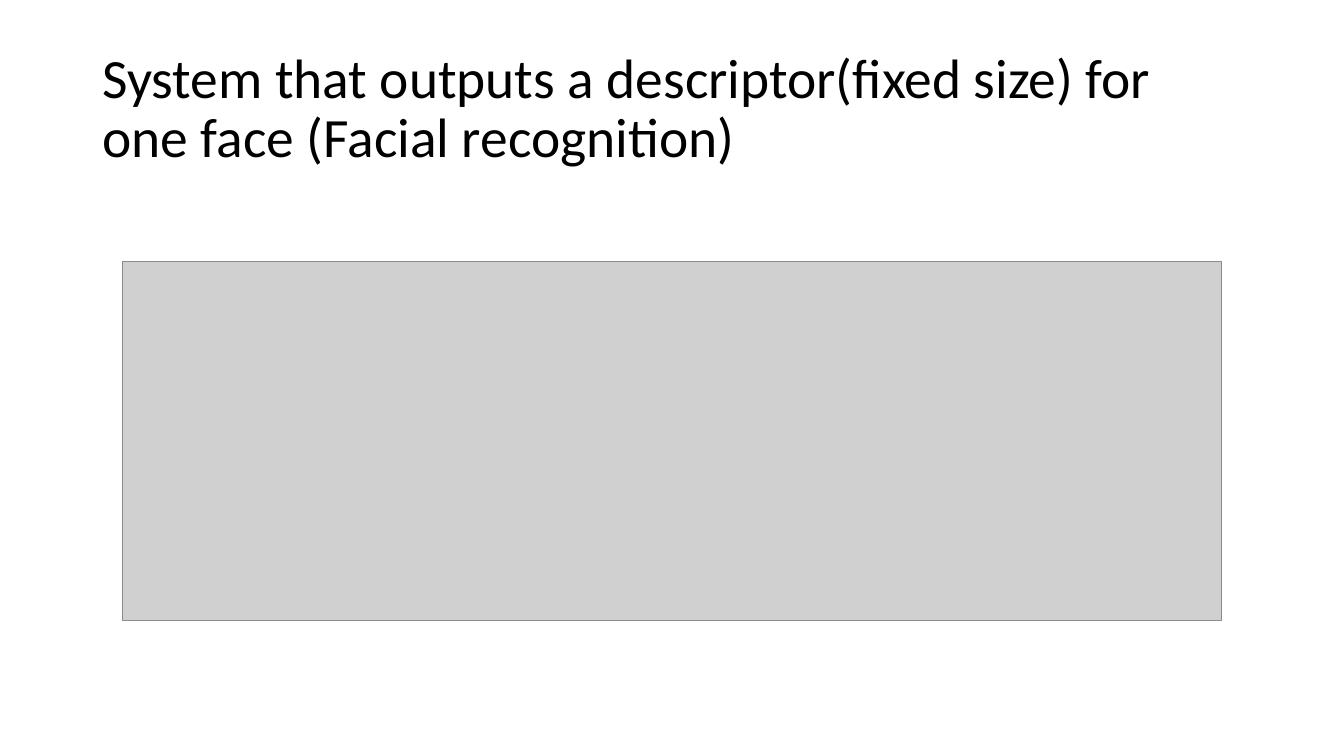
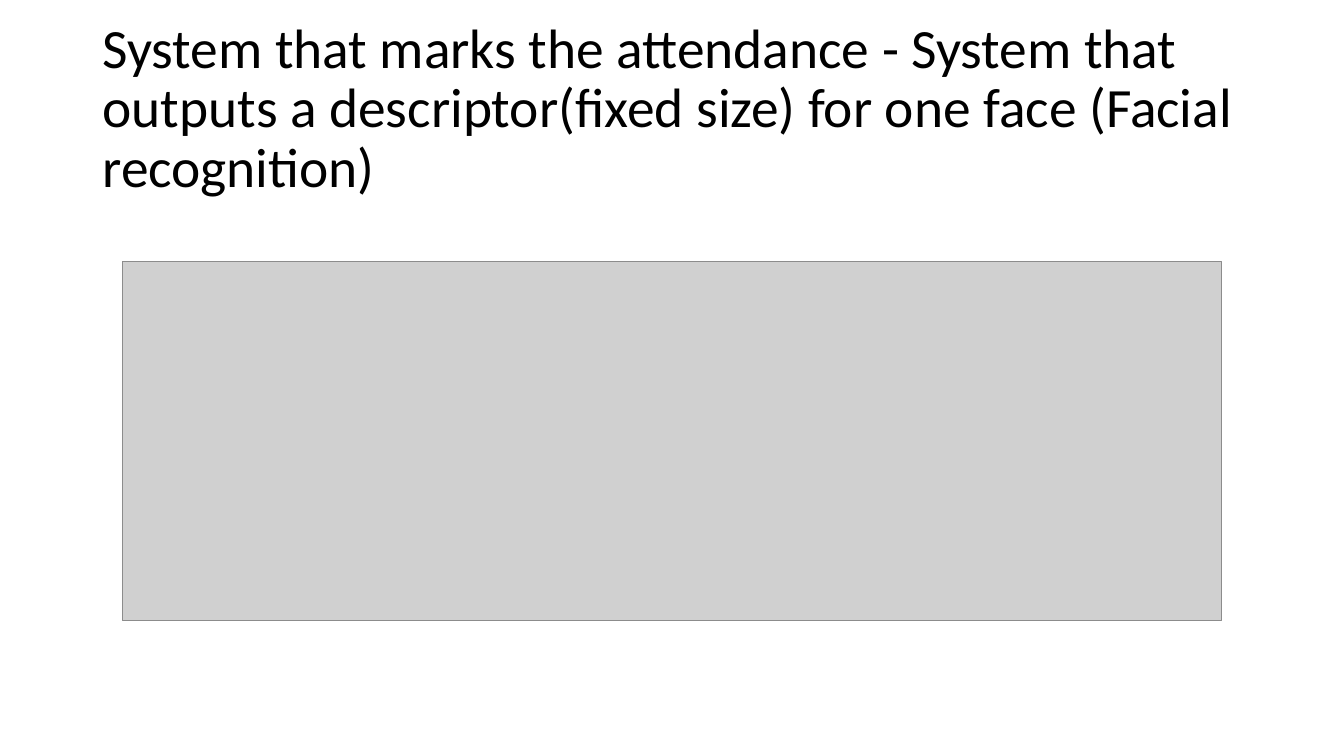
Before and after one commit to Chandru-crypted/Attendance_system_using_facial_recognition, a slide deck: slide 21 of DOCS/PPT's/Problem statement.pptx (slide 20 before the commit). Drawn at 1344x756 pixels with LibreOffice and Linux fonts; fonts in the diff are those of the drawing; grey boxes stand for pictures. Boxes give left, top, right and bottom in pixels: in the first picture for what was removed or moved away, otherwise in the second. Text is boxed around its words. In the diff, an @@ line names an element or a change of style, - is before the commit and + after.

```diff
--- a/DOCS/PPT's/Problem statement.pptx
+++ b/DOCS/PPT's/Problem statement.pptx
@@ title at <box>102,29,1232,197</box>: text changed @@
-System that outputs a descriptor(fixed size) for one face (Facial recognition)
+System that marks the attendance - System that outputs a descriptor(fixed size) for one face (Facial recognition)
```
Also in this commit, not shown: 6 other slides changed, 14 slides added, 1 other file.
